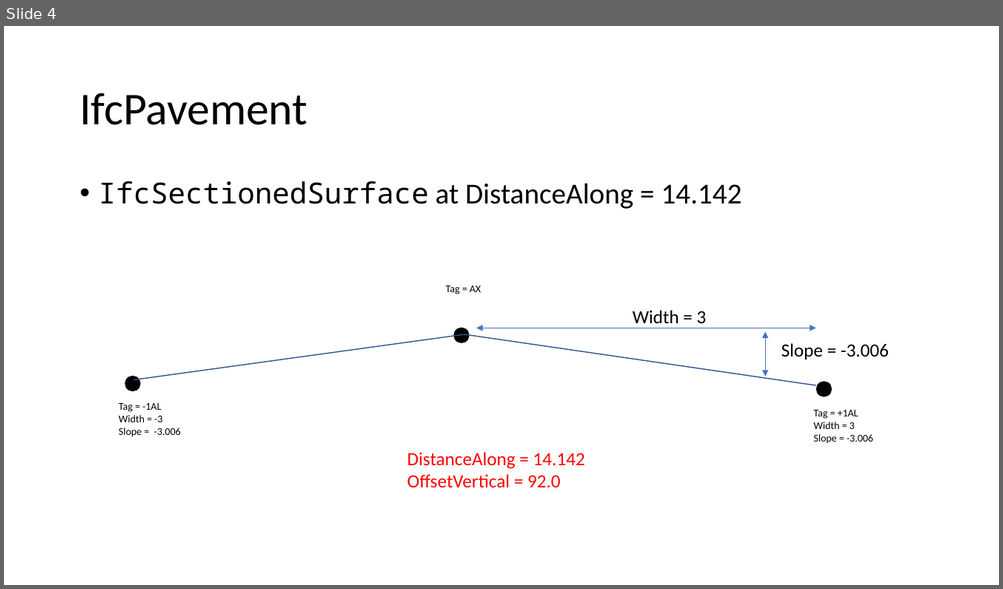
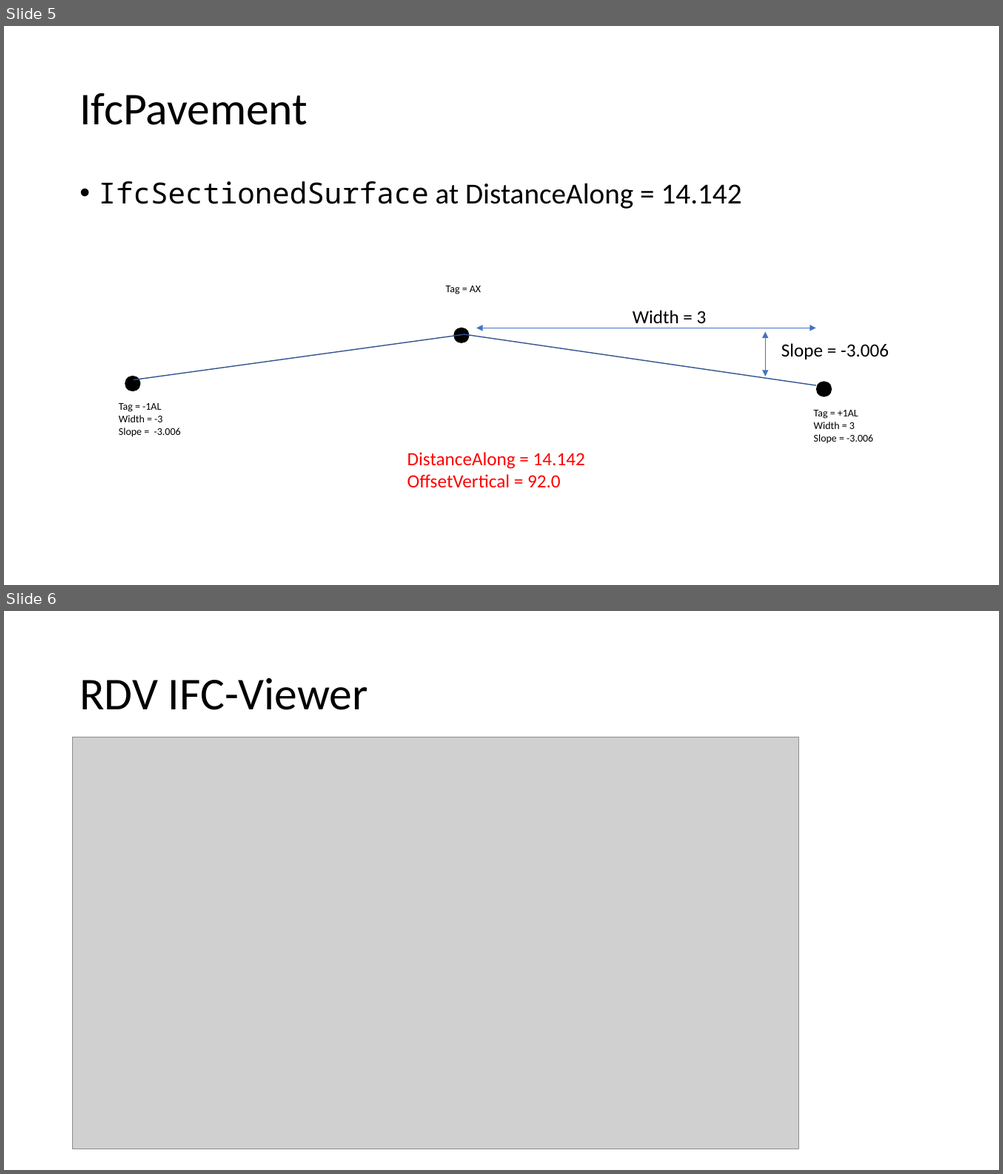
Before and after one commit to bSI-InfraRoom/IFC-infra-unit-test, a slide deck: UT-IfcPavement/UT-IfcPavement.pptx. Shown one above the other, each under a label of ours: slide 4 before the commit, slides 5 and 6 after it. The pictures are 1003x589 and 1003x1174 pixels, drawn with LibreOffice and Linux fonts; fonts in the diff are those of the drawing; grey boxes stand for pictures. Boxes give left, top, right and bottom in pixels: in the first picture for what was removed or moved away, otherwise in the second. Text is boxed around its words. In the diff, an @@ line names an element or a change of style, - is before the commit and + after.

```diff
--- a/UT-IfcPavement/UT-IfcPavement.pptx
+++ b/UT-IfcPavement/UT-IfcPavement.pptx
@@ slide 6 added at <box>4,611,999,1170</box>, background #FFFFFF @@
@@ title added at <box>79,678,368,710</box>, 44 pt, text #000000 @@
+RDV IFC-Viewer
@@ picture added at <box>73,737,799,1150</box> @@
@@ what was slide 4 is now slide 5 @@
```
Also in this commit, not shown: 1 slide changed, 1 other slide added, 5 other files.
